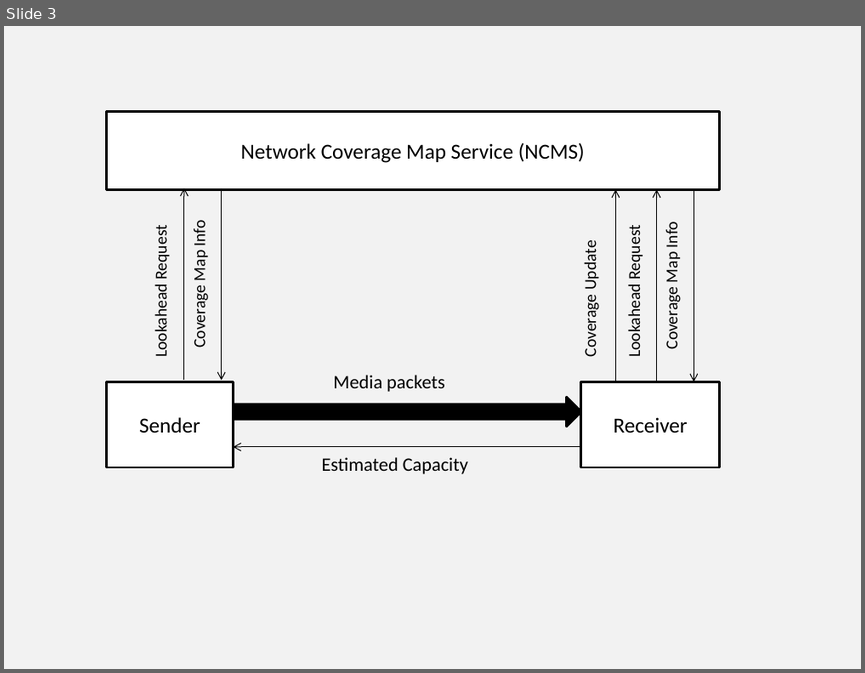
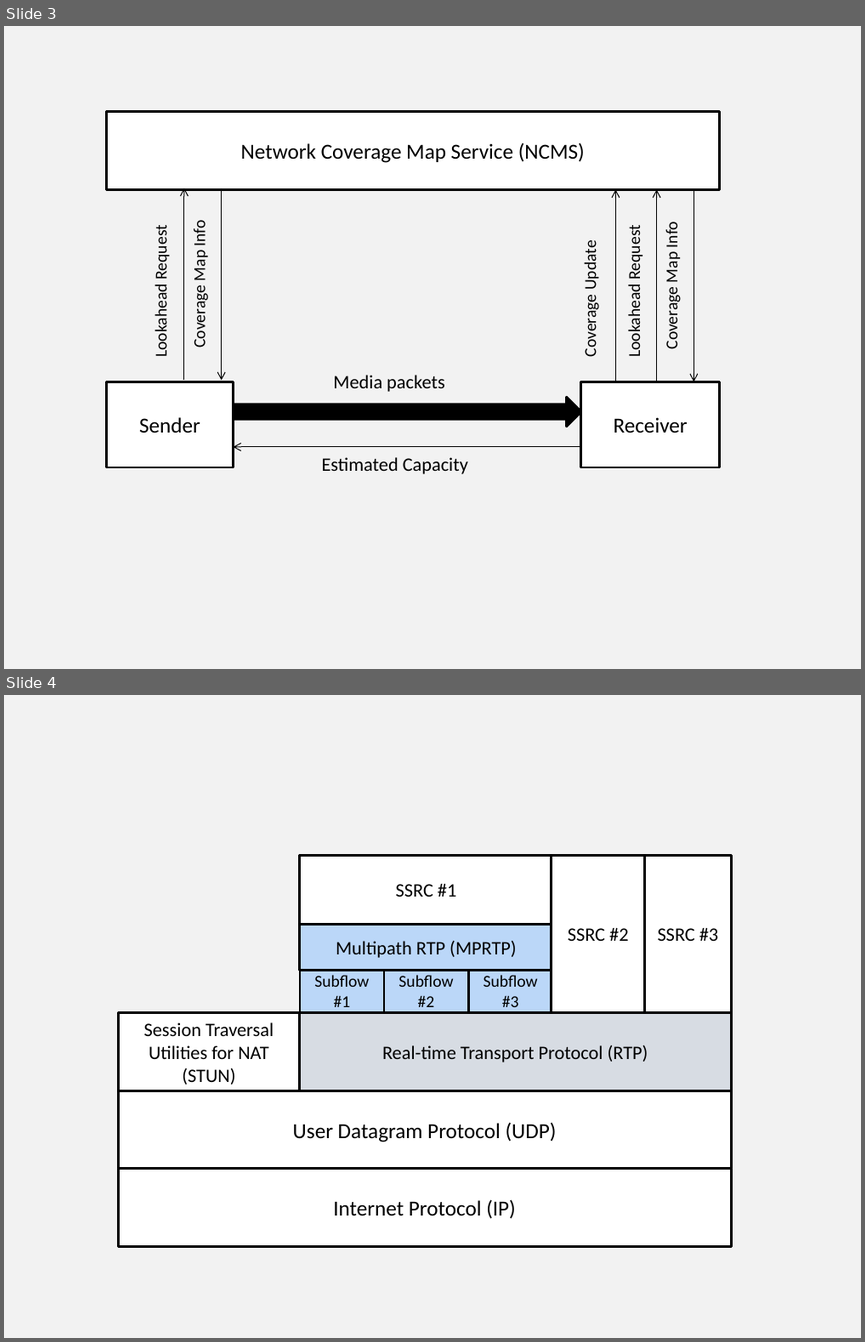
Before and after one commit to vr000m/PhD-thesis, a slide deck: graphs/source/chap5-src.pptx. Shown one above the other, each under a label of ours: slide 3 before the commit, slides 3 and 4 after it. The pictures are 865x673 and 865x1342 pixels, drawn with LibreOffice and Linux fonts; fonts in the diff are those of the drawing. Boxes give left, top, right and bottom in pixels: in the first picture for what was removed or moved away, otherwise in the second. Text is boxed around its words. In the diff, an @@ line names an element or a change of style, - is before the commit and + after.

Commit message:
updated with mprtp and rtp stack

```diff
--- a/graphs/source/chap5-src.pptx
+++ b/graphs/source/chap5-src.pptx
@@ slide 4 added at [4, 695, 861, 1338], background #F2F2F2 @@
@@ rectangle added at [300, 855, 552, 924], fill #FFFFFF, outline #000000 2 pt, 16 pt, text #000000 @@
+SSRC #1
@@ rectangle added at [551, 855, 645, 1012], fill #FFFFFF, outline #000000 2 pt, 16 pt, text #000000 @@
+SSRC #2
@@ rectangle added at [645, 855, 732, 1013], fill #FFFFFF, outline #000000 2 pt, 16 pt, text #000000 @@
+SSRC #3
@@ rectangle added at [300, 924, 552, 970], fill #BBD7F8, outline #000000 2 pt, 16 pt, text #000000 @@
+Multipath RTP (MPRTP)
@@ rectangle added at [300, 970, 384, 1013], fill #BBD7F8, outline #000000 2 pt, 14 pt, text #000000 @@
+Subflow #1
@@ rectangle added at [384, 970, 467, 1013], fill #BBD7F8, outline #000000 2 pt, 14 pt, text #000000 @@
+Subflow
+#2
@@ rectangle added at [468, 970, 552, 1013], fill #BBD7F8, outline #000000 2 pt, 14 pt, text #000000 @@
+Subflow
+#3
@@ rectangle added at [118, 1013, 300, 1091], fill #FFFFFF, outline #000000 2 pt, 16 pt, text #000000 @@
+Session Traversal Utilities for NAT (STUN)
@@ rectangle added at [300, 1013, 731, 1091], fill #D7DCE3, outline #000000 2 pt, 16 pt, text #000000 @@
+Real-time Transport Protocol (RTP)
@@ rectangle added at [118, 1091, 731, 1168], fill #FFFFFF, outline #000000 2 pt, 18 pt, text #000000 @@
+User Datagram Protocol (UDP)
@@ rectangle added at [118, 1168, 731, 1247], fill #FFFFFF, outline #000000 2 pt, 18 pt, text #000000 @@
+Internet Protocol (IP)
```
Also in this commit, not shown: 1 other slide added, 2 other files.
